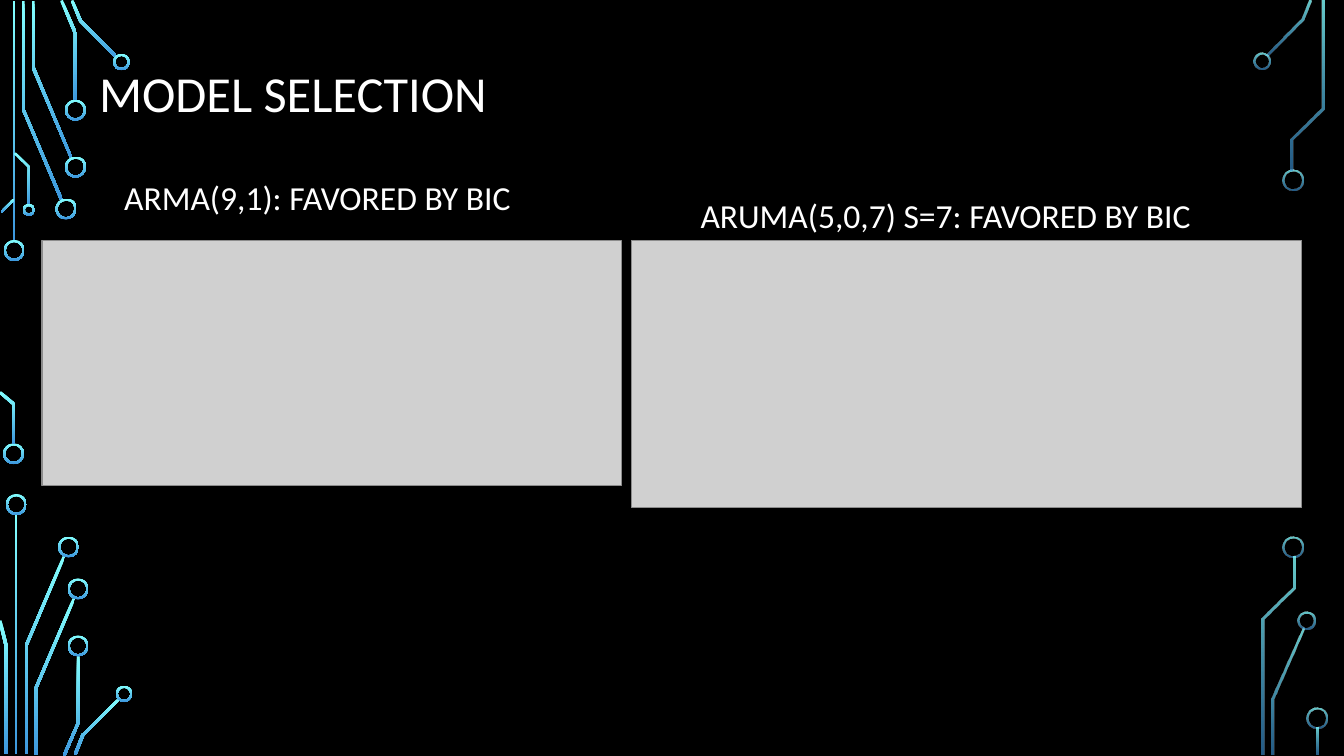
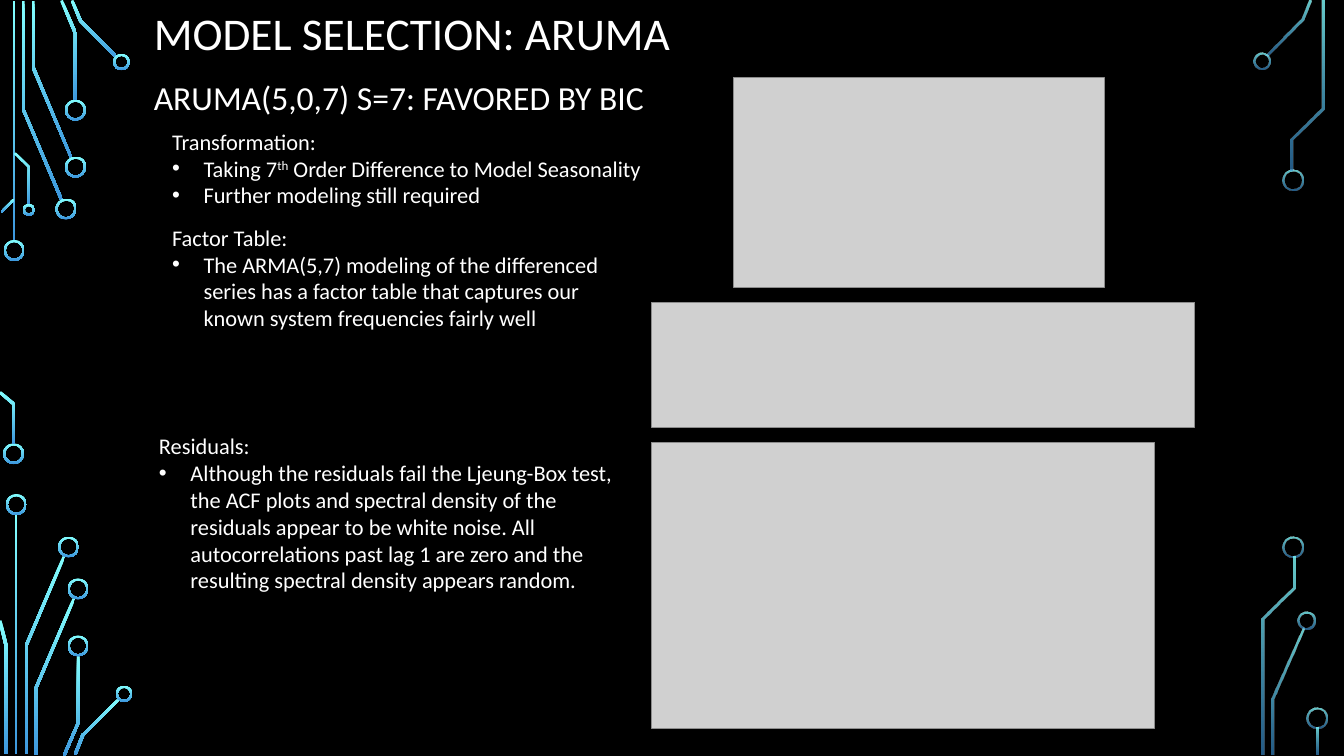
Before and after one commit to fastest-parrot/Sean.kennedy.ny-gmail.com, a slide deck: slide 3 of Time Series Analysis Sean Kennedy.pptx. Drawn at 1344x756 pixels with LibreOffice and Linux fonts; fonts in the diff are those of the drawing; grey boxes stand for pictures; background and template pictures are left out. Boxes give left, top, right and bottom in pixels: in the first picture for what was removed or moved away, otherwise in the second. Text is boxed around its words. In the diff, an @@ line names an element or a change of style, - is before the commit and + after.

Commit message:
test

```diff
--- a/Time Series Analysis Sean Kennedy.pptx
+++ b/Time Series Analysis Sean Kennedy.pptx
@@ title at (x1=154, y1=20, x2=670, y2=51): text changed; size 36 to 32.4 pt @@
-MODEL SELECTION
+MODEL SELECTION: ARUMA
@@ text "ARUMA(5,0,7) S=7: FAVORED BY BIC" moved from (x1=701, y1=203, x2=1191, y2=233) to (x1=154, y1=85, x2=644, y2=115) @@
@@ picture added at (x1=734, y1=78, x2=1105, y2=287) @@
@@ text added at (x1=172, y1=134, x2=641, y2=207), 16 pt, text #FFFFFF @@
+Transformation:
+• Taking 7th Order Difference to Model Seasonality
+• Further modeling still required
@@ text removed at (x1=124, y1=185, x2=511, y2=215) @@
-ARMA(9,1): FAVORED BY BIC
@@ text added at (x1=172, y1=230, x2=598, y2=330), 16 pt, text #FFFFFF @@
+Factor Table:
+• The ARMA(5,7) modeling of the differenced series has a factor table that captures our known system frequencies fairly well
@@ picture removed at (x1=42, y1=241, x2=622, y2=486) @@
@@ picture removed at (x1=631, y1=241, x2=1302, y2=508) @@
@@ picture added at (x1=651, y1=302, x2=1195, y2=427) @@
@@ text added at (x1=159, y1=438, x2=612, y2=592), 16 pt, text #FFFFFF @@
+Residuals:
+• Although the residuals fail the Ljeung-Box test, the ACF plots and spectral density of the residuals appear to be white noise. All autocorrelations past lag 1 are zero and the resulting spectral density appears random.
@@ picture added at (x1=651, y1=443, x2=1154, y2=729) @@
```
Also in this commit, not shown: 3 slides added, 1 slide removed, 2 other files.
